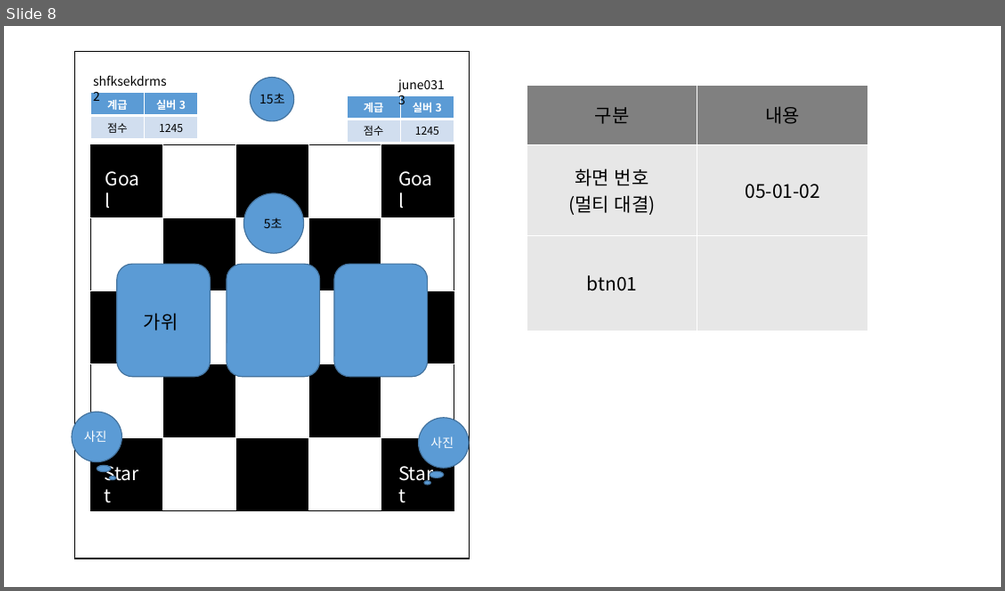
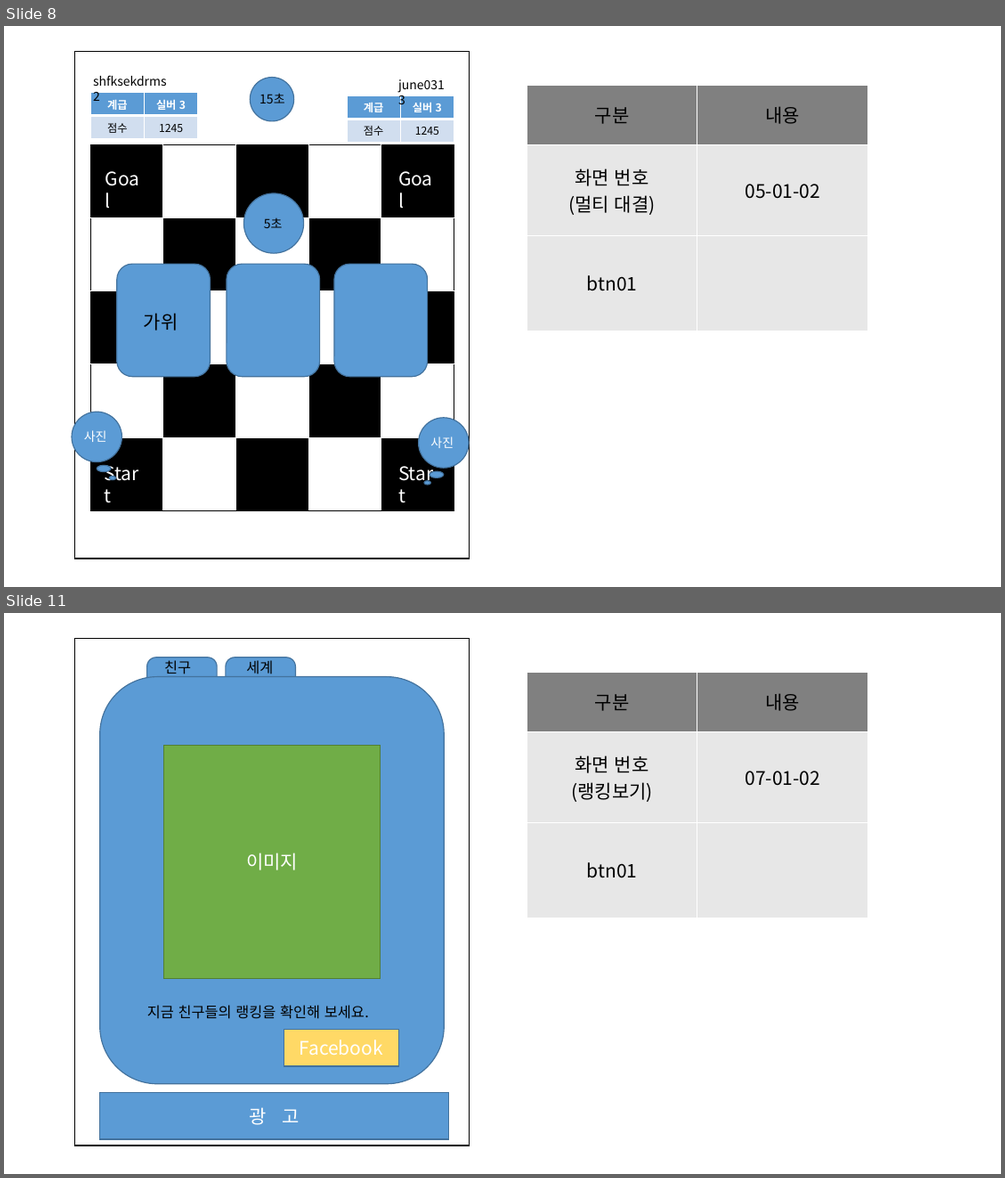
Before and after one commit to Maze-of-memories/origin, a slide deck: 화면정의서.pptx. Shown one above the other, each under a label of ours: slide 8 before the commit, slides 8 and 11 after it; the slides between them are not shown. The pictures are 1005x591 and 1005x1178 pixels, drawn with LibreOffice and Linux fonts; fonts in the diff are those of the drawing. Boxes give left, top, right and bottom in pixels: in the first picture for what was removed or moved away, otherwise in the second. Text is boxed around its words. In the diff, an @@ line names an element or a change of style, - is before the commit and + after.

```diff
--- a/화면정의서.pptx
+++ b/화면정의서.pptx
@@ slide 11 added at [4, 613, 1001, 1174], background #FFFFFF @@
@@ rectangle added at [74, 639, 469, 1145], fill #FFFFFF, outline #000000 1 pt @@
@@ rounded rectangle added at [146, 657, 217, 713], fill #5B9BD5, outline #43739E 1 pt @@
@@ text added at [164, 660, 191, 677], 14 pt, text #000000 @@
+친구
@@ rounded rectangle added at [226, 657, 296, 713], fill #5B9BD5, outline #43739E 1 pt @@
@@ text added at [246, 660, 273, 677], 14 pt, text #000000 @@
+세계
@@ rounded rectangle added at [100, 676, 444, 1083], fill #5B9BD5, outline #43739E 1 pt @@
@@ table added at [526, 672, 867, 918], 3 rows, 2 columns @@
+구분 | 내용
+화면 번호 (랭킹보기) | 07-01-02
+btn01 | 
@@ rectangle added at [163, 746, 380, 979], fill #70AD47, outline #538035 1 pt, 18 pt, text #FFFFFF @@
+이미지
@@ text added at [147, 1005, 369, 1019], 14 pt, text #000000 @@
+지금 친구들의 랭킹을 확인해 보세요.
@@ rectangle added at [283, 1029, 399, 1065], fill #FFD966, outline #43739E 1 pt, 18 pt, text #FFFFFF @@
+Facebook
@@ rectangle added at [100, 1093, 449, 1140], fill #5B9BD5, outline #43739E 1 pt, 18 pt, text #FFFFFF @@
+광 고
```
Also in this commit, not shown: 5 slides changed, 5 other slides added, 2 slides removed, 1 other file.
